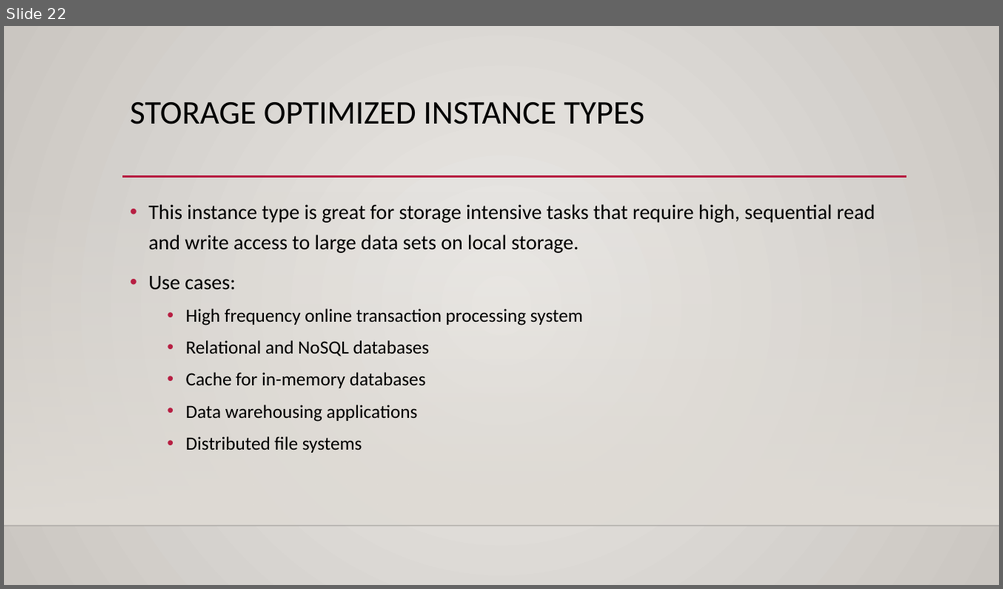
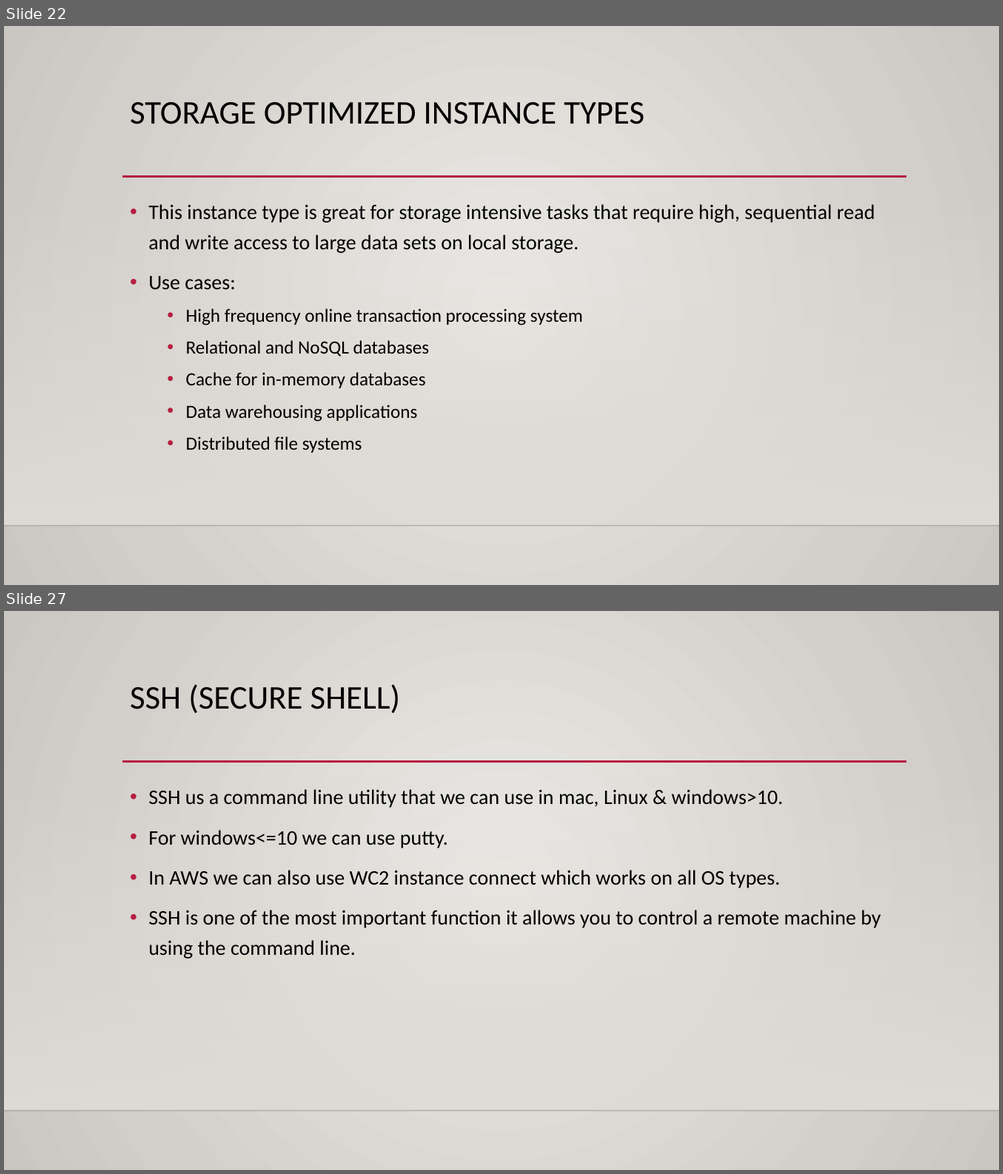
Before and after one commit to kushalnaidu007/AWS-Solution-Architect, a slide deck: AWS-SAA.pptx. Shown one above the other, each under a label of ours: slide 22 before the commit, slides 22 and 27 after it; the slides between them are not shown. The pictures are 1003x589 and 1003x1174 pixels, drawn with LibreOffice and Linux fonts; fonts in the diff are those of the drawing; background and template pictures are left out. Boxes give left, top, right and bottom in pixels: in the first picture for what was removed or moved away, otherwise in the second. Text is boxed around its words. In the diff, an @@ line names an element or a change of style, - is before the commit and + after.

Commit message:
updated the ppt with EC2
Added more information about the security groups, how to SSH the EC2 instance and different pricing options of EC2.

```diff
--- a/AWS-SAA.pptx
+++ b/AWS-SAA.pptx
@@ slide 27 added at [4, 611, 999, 1170], background gradient #ECEAE7 to #CAC7C1; not listed: 3 template elements that a slide beside it also shows @@
@@ title added at [130, 684, 401, 713], 32 pt, text #000000 @@
+SSH (SECURE SHELL)
@@ text added at [148, 789, 880, 959], 20 pt, text #000000 @@
+• SSH us a command line utility that we can use in mac, Linux & windows>10.
+• For windows<=10 we can use putty.
+• In AWS we can also use WC2 instance connect which works on all OS types.
+• SSH is one of the most important function it allows you to control a remote machine by using the command line.
```
Also in this commit, not shown: 15 other slides added.
